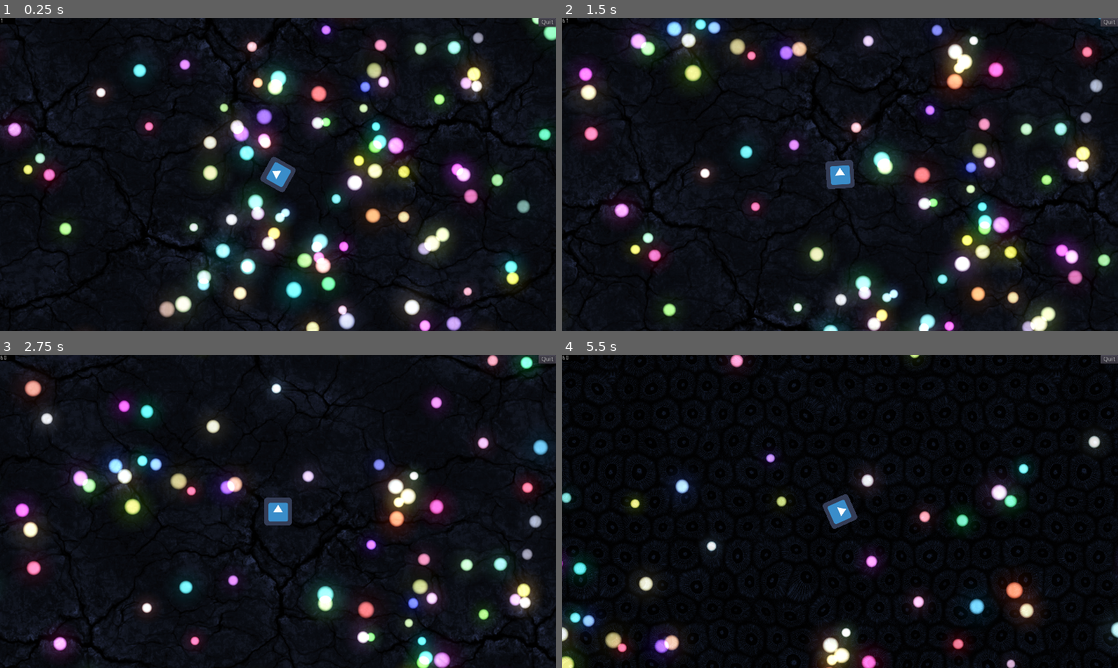
Above: before the commit, frames 1-4 (two rows, left to right).
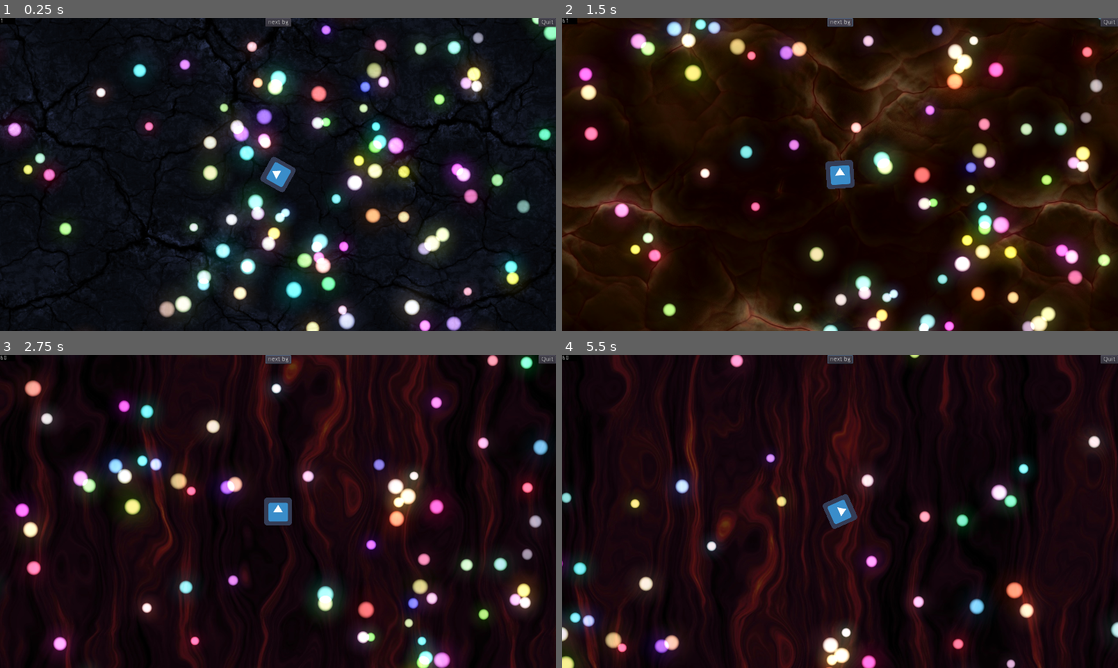
Above: after the commit, the same moments.

Repository: PostPollux/wriggly-worms
Game: Godot game, scene res://game.tscn
Two runs of this game, one before a commit and one after it. Both use one fixed random seed, a clock stepped at 60 frames per second and the inputs below. The engine's default icon, where the game draws it, is replaced by a stand-in: a white triangle on a blue panel in a dark square.
Inputs (mouse positions are in pixels of both pictures, inside the frame that each line leads up to):
- Up to frame 1 (0.25 s): no input
- Up to frame 2 (1.5 s): click (840, 21) at 0.5 s, where only the run after the commit has a clickable "next bg"; click (840, 21) at 1.25 s, where only the run after the commit has a clickable "next bg"
- Up to frame 3 (2.75 s): click (278, 358) at 2 s, where only the run after the commit has a clickable "next bg"
- Up to frame 4 (5.5 s): move the mouse to (962, 495) at 2.77 s; hold M 2.78-3.53 s; move the mouse to (728, 527) at 3.52 s; click (728, 527) at 3.6 s; tap M at 3.8, 5.1 s; move the mouse to (895, 442) at 4.27 s; hold M 4.28-5.03 s; move the mouse to (812, 574) at 5.02 s

The runs differ from the first frame. In frame 1, 0.1% of the frame differs, in the area x 47-53%, y 0-3%; in frame 2, 42%, in the area x 0-100%, y 0-100%; in frame 3, 15%; in frame 4, 26%.

Commit message:
add bg switcher button

Diff:
--- a/Debug/DebugOverlay.gd
+++ b/Debug/DebugOverlay.gd
@@ -17,3 +17,7 @@
 
 func _on_Button_pressed() -> void:
 	get_tree().quit()
+
+
+func _on_Button2_pressed() -> void:
+	GameManager.Game.Map.next_background()
--- a/Debug/DebugOverlay.tscn
+++ b/Debug/DebugOverlay.tscn
@@ -39,4 +39,16 @@
 __meta__ = {
 "_edit_use_anchors_": false
 }
+
+[node name="Button2" type="Button" parent="."]
+anchor_left = 0.5
+anchor_right = 0.5
+margin_left = -29.5
+margin_right = 29.5
+margin_bottom = 20.0
+text = "next bg"
+__meta__ = {
+"_edit_use_anchors_": false
+}
 [connection signal="pressed" from="Button" to="." method="_on_Button_pressed"]
+[connection signal="pressed" from="Button2" to="." method="_on_Button2_pressed"]
--- a/GameManager.gd
+++ b/GameManager.gd
@@ -2,6 +2,8 @@
 
 
 var points : int = 20
+
+var Game : wriggly_worms
 
 
 # Called when the node enters the scene tree for the first time.
@@ -9,9 +11,5 @@
 
 	randomize() # important so that all random functions give different values on each startup.
 
-	pass # Replace with function body.
-
-
-# Called every frame. 'delta' is the elapsed time since the previous frame.
-#func _process(delta: float) -> void:
-#	pass
+	# set Game varibale
+	Game = get_tree().root.get_node("Game")
--- a/Map/Map.gd
+++ b/Map/Map.gd
@@ -1,5 +1,6 @@
 extends Node2D
 
+class_name WWMap
 
 ### PRELOAD RESOURCES
 var FoodRes = preload("res://Food/GlowingFood.tscn")
@@ -32,10 +33,9 @@
 		add_food_at_random_position()
 
 
+func next_background() -> void:
+	MapSwitcher.activate_next()
 
-func _input(ev):
-	if Input.is_key_pressed(KEY_M):
-		MapSwitcher.activate_next()
 
 
 
--- a/NodeSwitcher2D.gd
+++ b/NodeSwitcher2D.gd
@@ -51,6 +51,7 @@
 
 
 
+
 func activate_next() -> void:
 	if active_node_index + 1 < self.get_child_count():
 		set_active_node_by_id(active_node_index + 1)
--- /dev/null
+++ b/game.gd
@@ -0,0 +1,15 @@
+extends Node
+
+class_name wriggly_worms
+
+onready var Map : WWMap = $"Map"
+
+
+# Called when the node enters the scene tree for the first time.
+func _ready() -> void:
+	pass # Replace with function body.
+
+
+# Called every frame. 'delta' is the elapsed time since the previous frame.
+#func _process(delta: float) -> void:
+#	pass
--- a/game.tscn
+++ b/game.tscn
@@ -1,7 +1,8 @@
-[gd_scene load_steps=5 format=2]
+[gd_scene load_steps=6 format=2]
 
 [ext_resource path="res://Debug/DebugOverlay.tscn" type="PackedScene" id=1]
 [ext_resource path="res://Worms/Worm.tscn" type="PackedScene" id=2]
+[ext_resource path="res://game.gd" type="Script" id=3]
 [ext_resource path="res://Map/Map.tscn" type="PackedScene" id=4]
 
 [sub_resource type="Environment" id=1]
@@ -9,7 +10,8 @@
 adjustment_enabled = true
 adjustment_saturation = 1.2
 
-[node name="Node" type="Node"]
+[node name="Game" type="Node"]
+script = ExtResource( 3 )
 
 [node name="Map" parent="." instance=ExtResource( 4 )]
 
--- a/project.godot
+++ b/project.godot
@@ -13,9 +13,21 @@
 "class": "NodeSwitcher2D",
 "language": "GDScript",
 "path": "res://NodeSwitcher2D.gd"
+}, {
+"base": "Node2D",
+"class": "WWMap",
+"language": "GDScript",
+"path": "res://Map/Map.gd"
+}, {
+"base": "Node",
+"class": "wriggly_worms",
+"language": "GDScript",
+"path": "res://game.gd"
 } ]
 _global_script_class_icons={
-"NodeSwitcher2D": ""
+"NodeSwitcher2D": "",
+"WWMap": "",
+"wriggly_worms": ""
 }
 
 [application]
